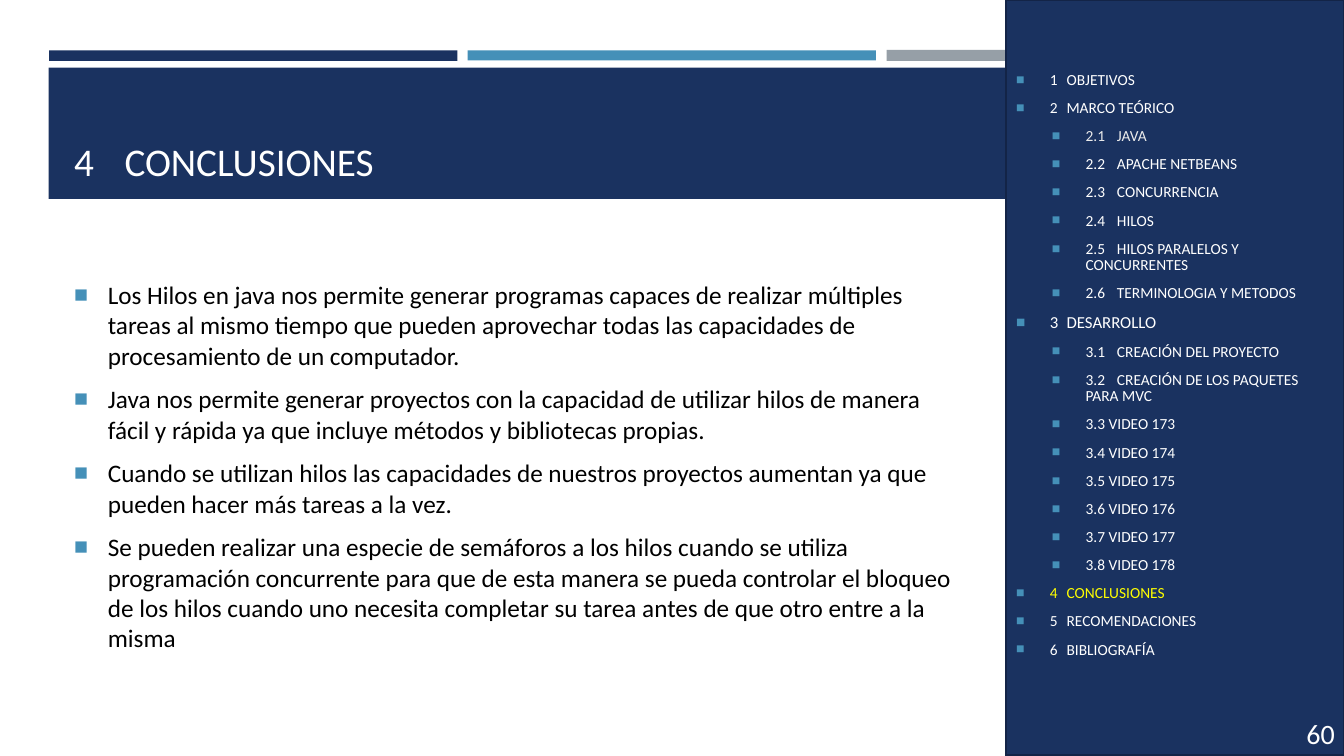
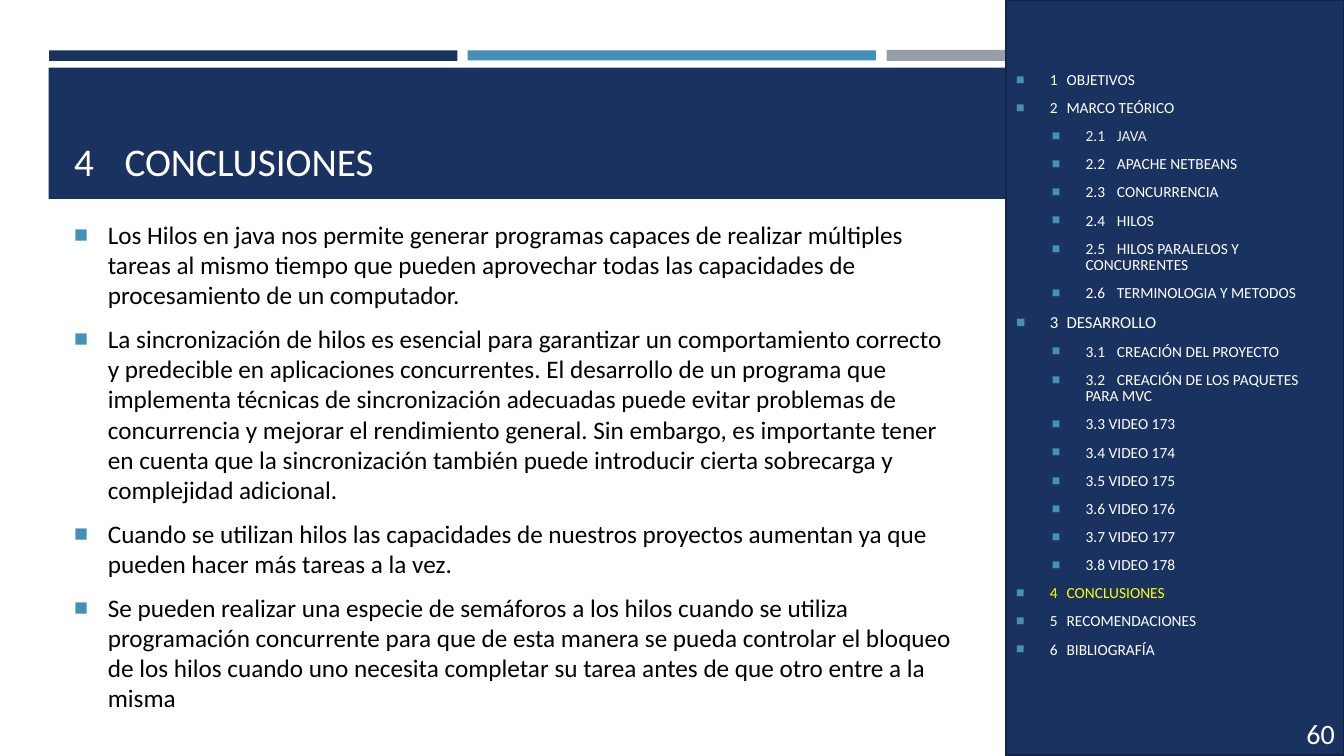
Before and after one commit to andrespallango/Aplicaciones_Distribuidas_Java_DotNET, a slide deck: slide 61 of HilosJava_Grupo2/DOCUMENTACION/HilosJava_173_174_175_176_177_178_Grupo2.pptx (slide 60 before the commit). Drawn at 1344x756 pixels with LibreOffice and Linux fonts; fonts in the diff are those of the drawing. Boxes give left, top, right and bottom in pixels: in the first picture for what was removed or moved away, otherwise in the second. Text is boxed around its words. In the diff, an @@ line names an element or a change of style, - is before the commit and + after.

Commit message:
hilos java

```diff
--- a/HilosJava_Grupo2/DOCUMENTACION/HilosJava_173_174_175_176_177_178_Grupo2.pptx
+++ b/HilosJava_Grupo2/DOCUMENTACION/HilosJava_173_174_175_176_177_178_Grupo2.pptx
@@ text at (108,330,942,504): text changed @@
-■ Java nos permite generar proyectos con la capacidad de utilizar hilos de manera fácil y rápida ya que incluye métodos y bibliotecas propias.
+■ La sincronización de hilos es esencial para garantizar un comportamiento correcto y predecible en aplicaciones concurrentes. El desarrollo de un programa que implementa técnicas de sincronización adecuadas puede evitar problemas de concurrencia y mejorar el rendimiento general. Sin embargo, es importante tener en cuenta que la sincronización también puede introducir cierta sobrecarga y complejidad adicional.
```
Also in this commit, not shown: 32 other slides changed, 1 slide added, 33 other files.
